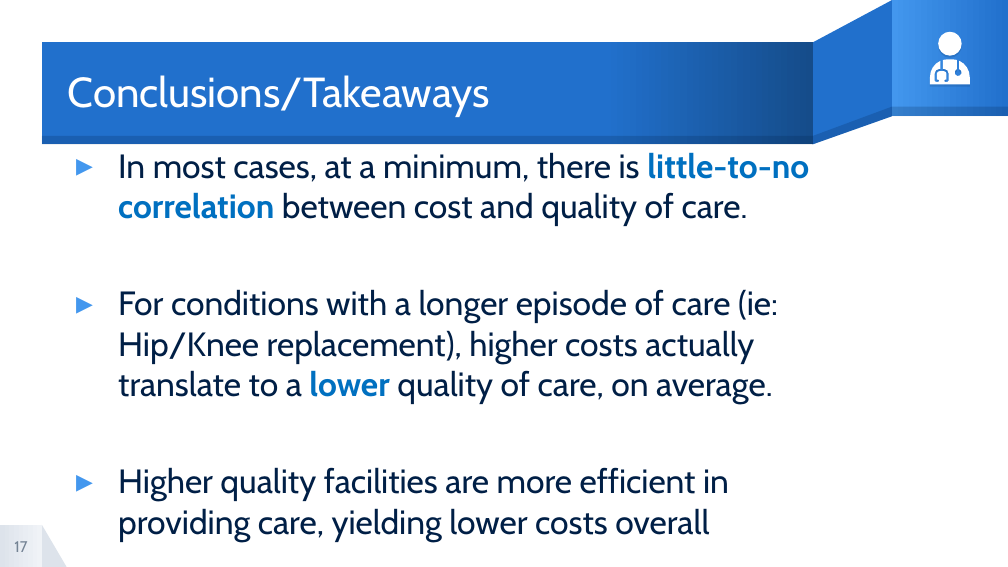
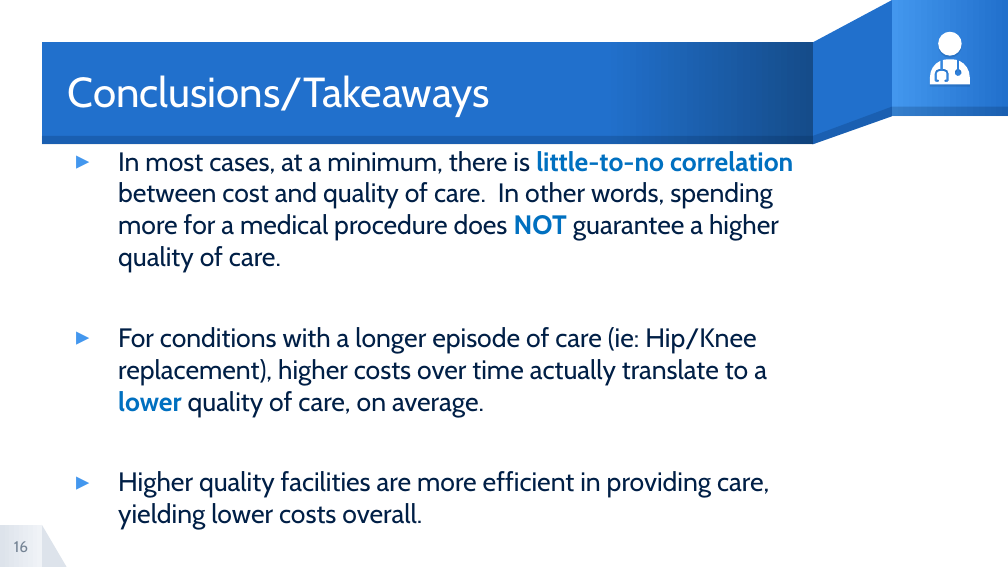
Before and after one commit to cdnapier/provider_cost_vs_quality, a slide deck: slide 16 of cdnapier_capstone_NSSDA13.pptx (slide 17 before the commit). Drawn at 1008x567 pixels with LibreOffice and Linux fonts; fonts in the diff are those of the drawing. Boxes give left, top, right and bottom in pixels: in the first picture for what was removed or moved away, otherwise in the second. Text is boxed around its words. In the diff, an @@ line names an element or a change of style, - is before the commit and + after.

```diff
--- a/cdnapier_capstone_NSSDA13.pptx
+++ b/cdnapier_capstone_NSSDA13.pptx
@@ text at box(118, 151, 793, 529): text changed; size 24 to 19 pt @@
-▸ In most cases, at a minimum, there is little-to-no correlation between cost and quality of care.
-▸ For conditions with a longer episode of care (ie: Hip/Knee replacement), higher costs actually translate to a lower quality of care, on average.
-▸ Higher quality facilities are more efficient in providing care, yielding lower costs overall
+▸ In most cases, at a minimum, there is little-to-no correlation between cost and quality of care. In other words, spending more for a medical procedure does NOT guarantee a higher quality of care.
+▸ For conditions with a longer episode of care (ie: Hip/Knee replacement), higher costs over time actually translate to a lower quality of care, on average.
+▸ Higher quality facilities are more efficient in providing care, yielding lower costs overall.
@@ page number at box(14, 541, 28, 552): text changed @@
-17
+16
```
Also in this commit, not shown: 5 other slides changed, 1 slide added, 1 slide removed, 7 other files.
